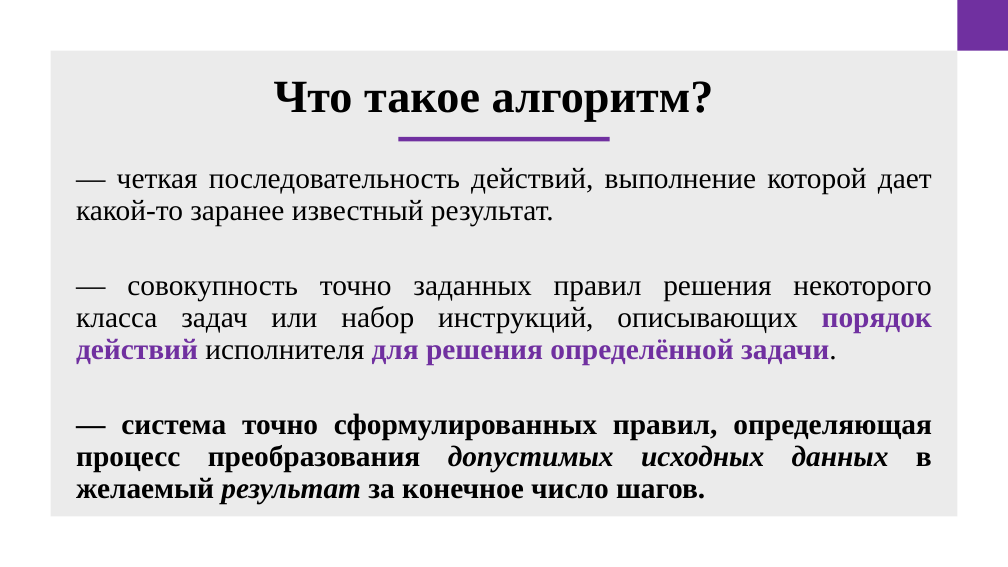
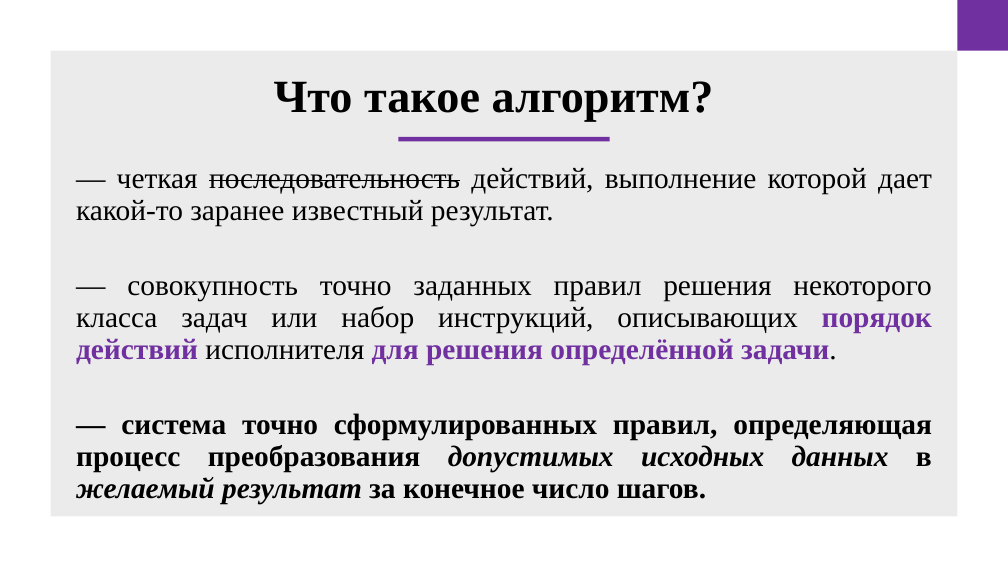
Before and after one commit to doshenka/akademy_files, a slide deck: slide 2 of преза на 12-4-24.pptx. Drawn at 1008x567 pixels with LibreOffice and Linux fonts; fonts in the diff are those of the drawing. Boxes give left, top, right and bottom in pixels: in the first picture for what was removed or moved away, otherwise in the second. Text is boxed around its words. In the diff, an @@ line names an element or a change of style, - is before the commit and + after.

```diff
--- a/преза на 12-4-24.pptx
+++ b/преза на 12-4-24.pptx
@@ text at <box>76,168,932,504</box>: strikethrough on in "последовательность"; italic on in "желаемый" @@
```
Also in this commit, not shown: 4 other slides changed, 12 slides added, 1 slide removed.
